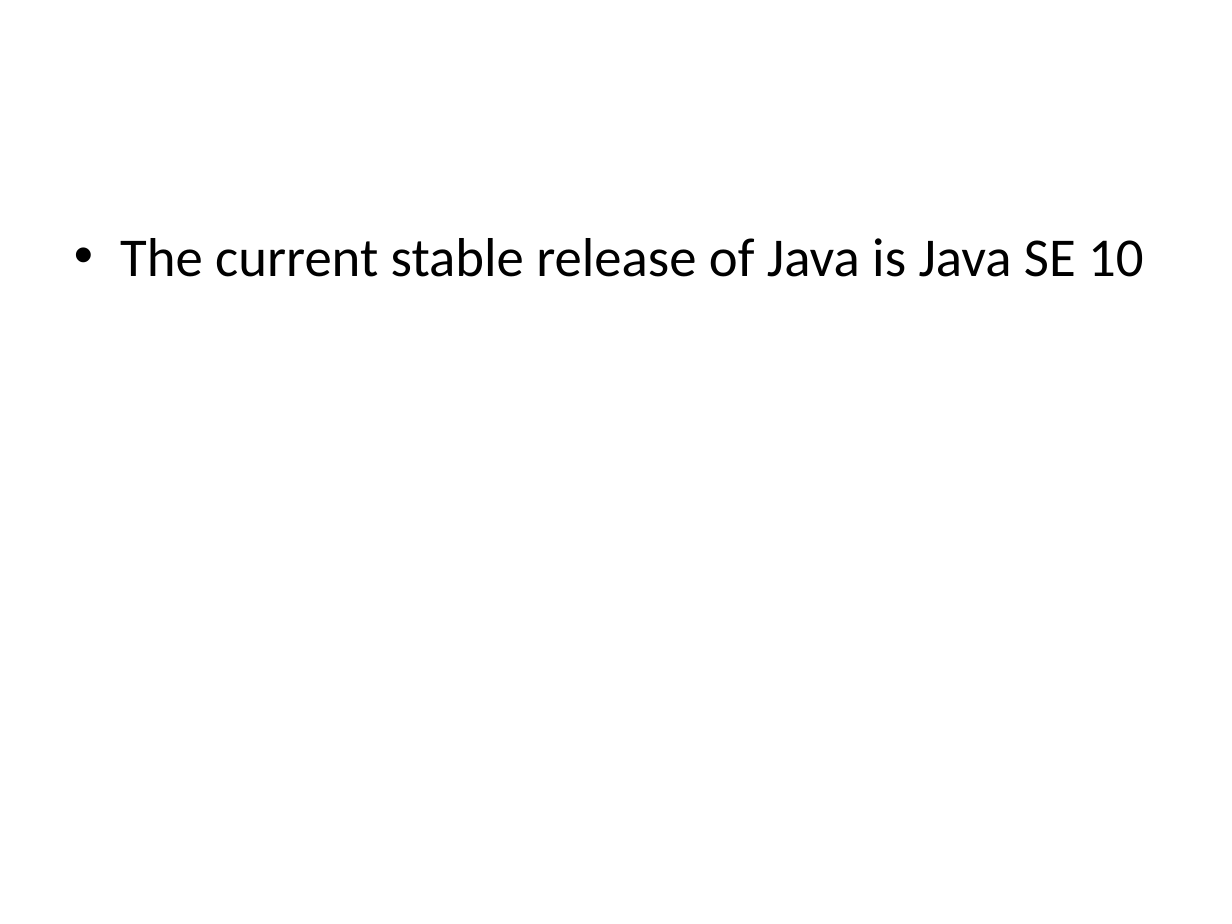
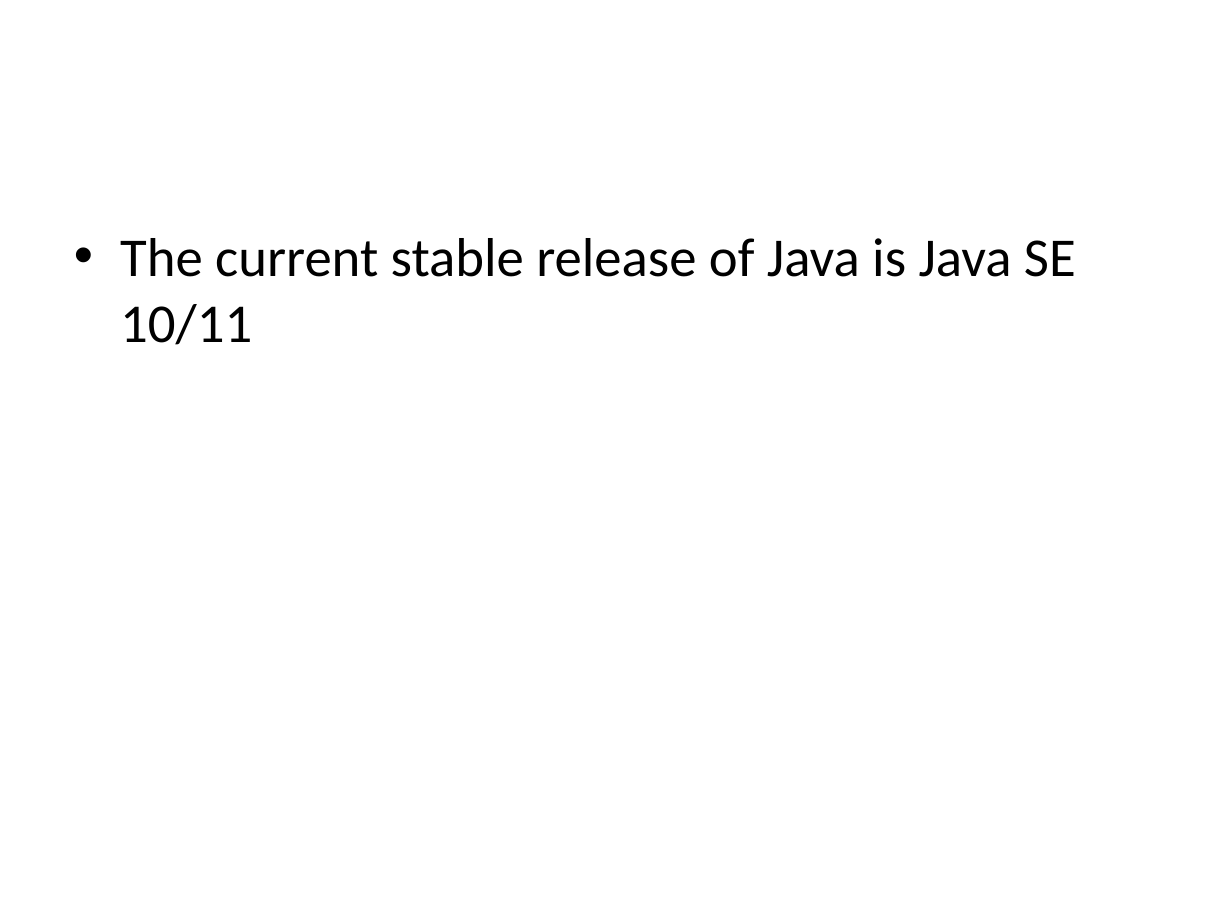
Before and after one commit to BesantJ2ee/Java_09_July_2022_10_30_Batch, a slide deck: slide 9 of PowerPoints/Module_1/Module_1_Introduction.pptx. Drawn at 1232x924 pixels with LibreOffice and Linux fonts; fonts in the diff are those of the drawing. Boxes give left, top, right and bottom in pixels: in the first picture for what was removed or moved away, otherwise in the second. Text is boxed around its words. In the diff, an @@ line names an element or a change of style, - is before the commit and + after.

```diff
--- a/PowerPoints/Module_1/Module_1_Introduction.pptx
+++ b/PowerPoints/Module_1/Module_1_Introduction.pptx
@@ text at (120, 238, 1076, 345): text changed @@
-• The current stable release of Java is Java SE 10
+• The current stable release of Java is Java SE 10/11
```
Also in this commit, not shown: 3 other slides changed.
